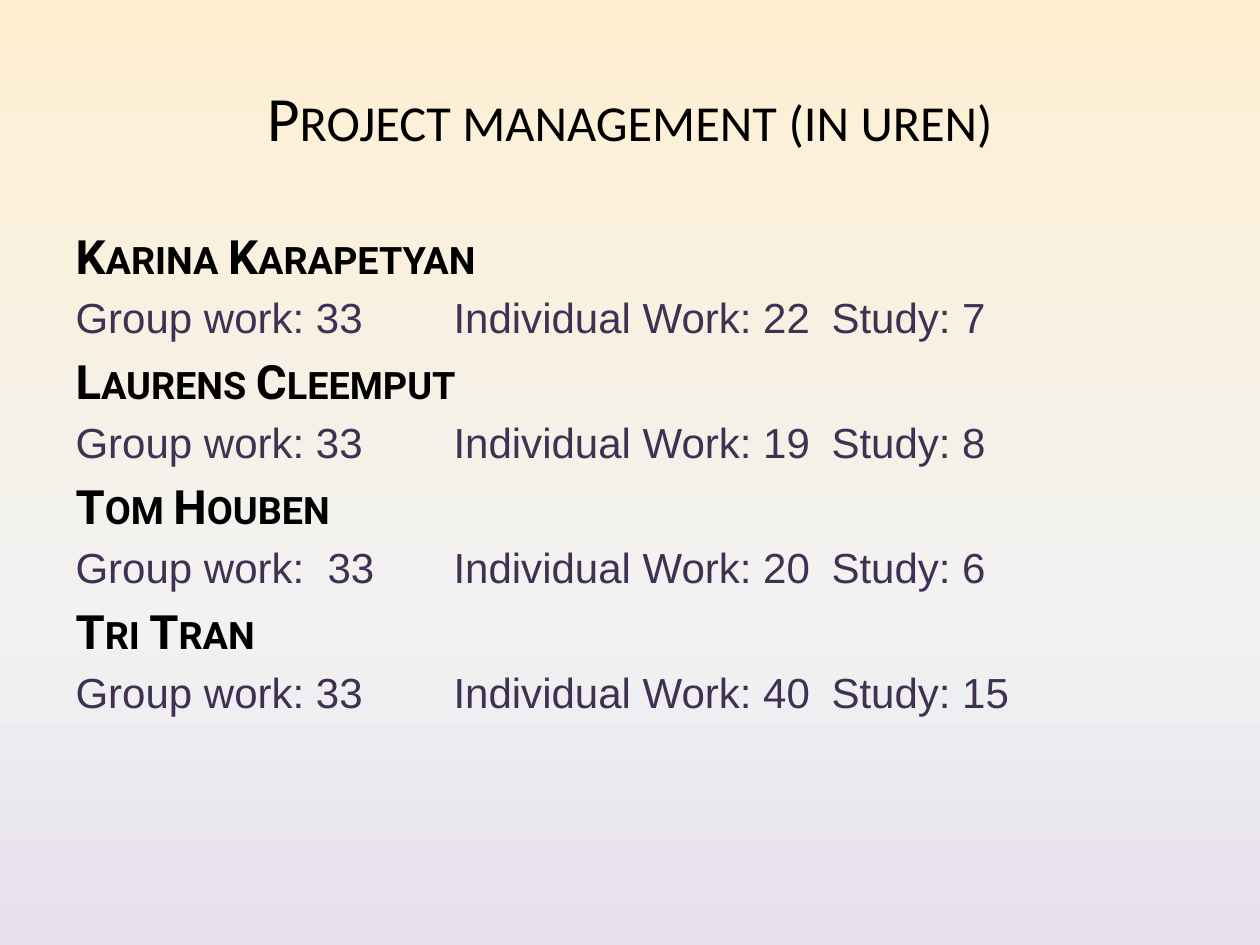
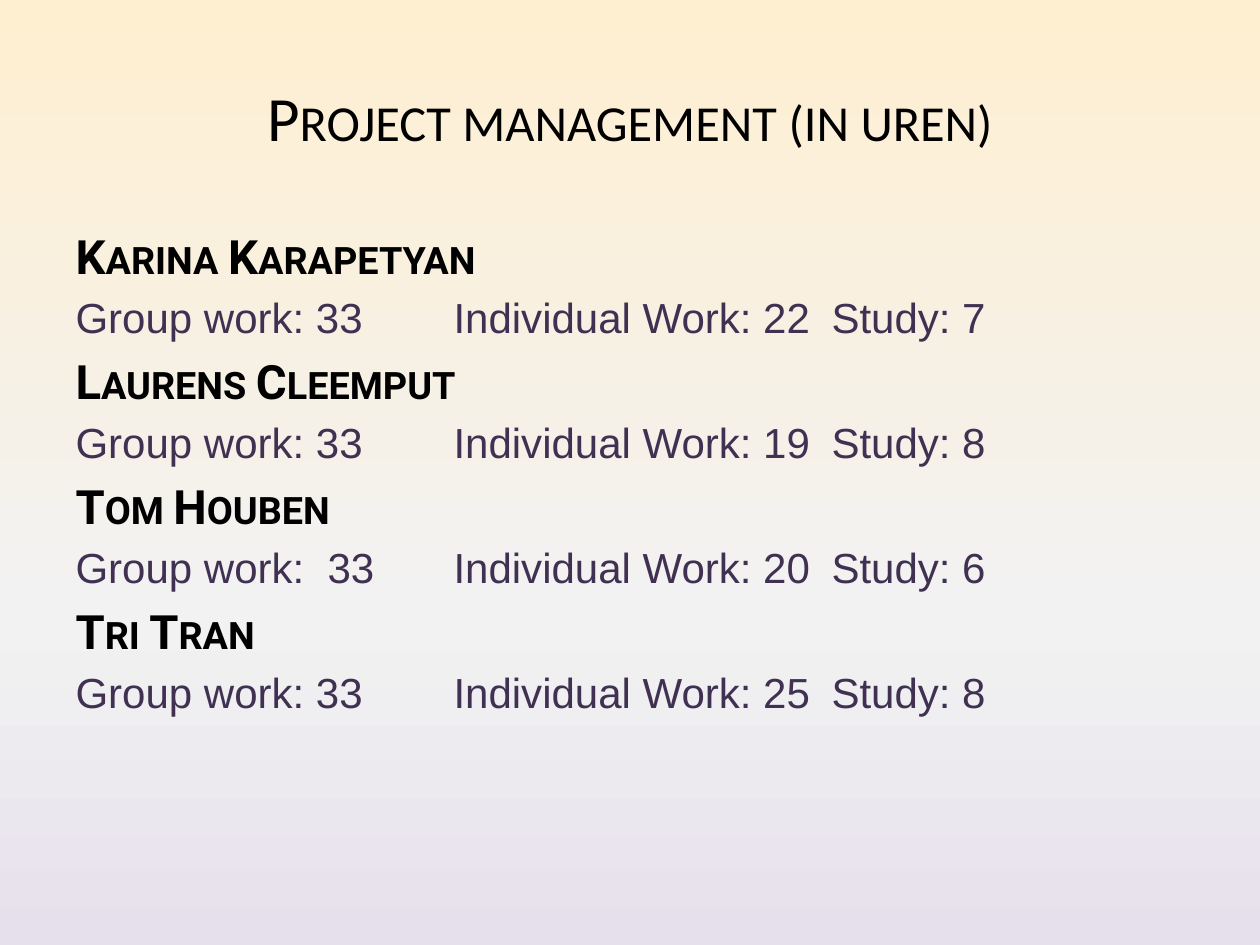
Before and after one commit to Nickelium/Software-Development, a slide deck: slide 17 of presentatie/SWOP Presentatie Inhoud.pptx. Drawn at 1260x945 pixels with LibreOffice and Linux fonts; fonts in the diff are those of the drawing. Boxes give left, top, right and bottom in pixels: in the first picture for what was removed or moved away, otherwise in the second. Text is boxed around its words. In the diff, an @@ line names an element or a change of style, - is before the commit and + after.

Commit message:
Groepsuren herdaan (waren weg door merge conflict)

```diff
--- a/presentatie/SWOP Presentatie Inhoud.pptx
+++ b/presentatie/SWOP Presentatie Inhoud.pptx
@@ text at [76,677,985,717]: text changed @@
-Group work: 33 Individual Work: 40 Study: 15
+Group work: 33 Individual Work: 25 Study: 8
```
